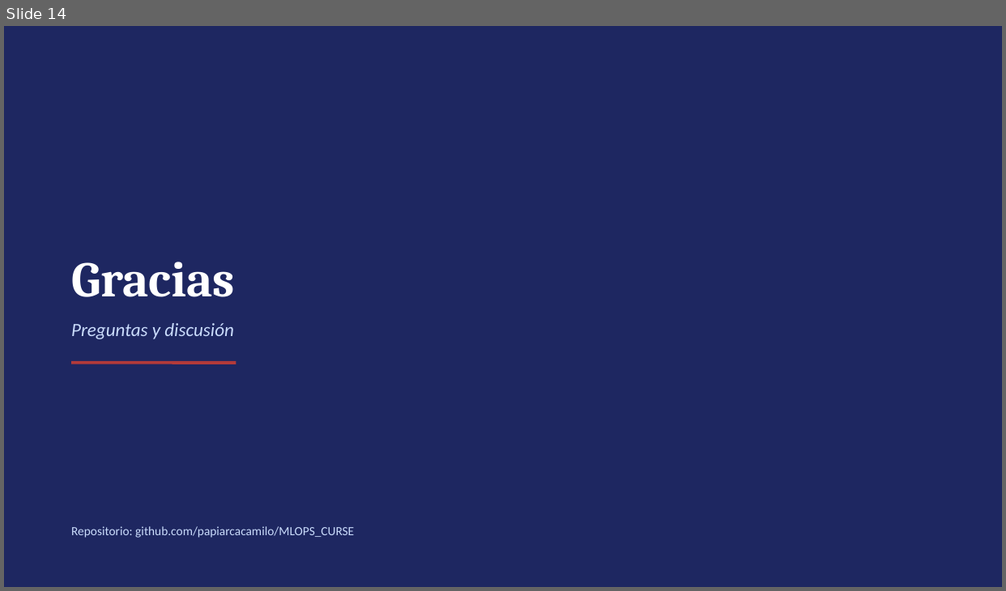
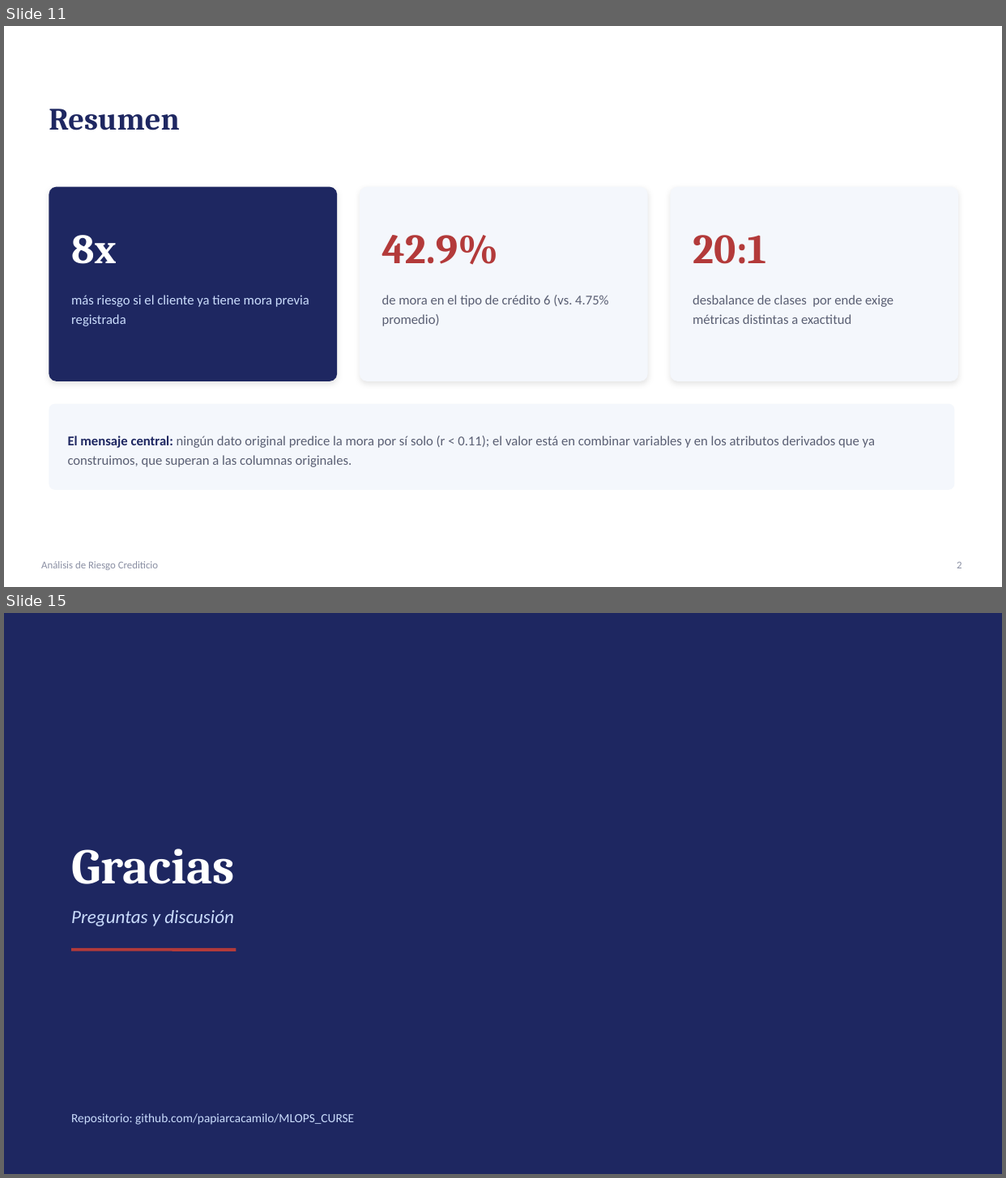
Before and after one commit to papiarcacamilo/MLOPS_CURSE, a slide deck: PRESENTACION.pptx. Shown one above the other, each under a label of ours: slide 14 before the commit, slides 11 and 15 after it; the slides between them are not shown. The pictures are 1006x591 and 1006x1178 pixels, drawn with LibreOffice and Linux fonts; fonts in the diff are those of the drawing. Boxes give left, top, right and bottom in pixels: in the first picture for what was removed or moved away, otherwise in the second. Text is boxed around its words. In the diff, an @@ line names an element or a change of style, - is before the commit and + after.

```diff
--- a/PRESENTACION.pptx
+++ b/PRESENTACION.pptx
@@ slide 11 added at (x1=4, y1=26, x2=1002, y2=587), background #FFFFFF @@
@@ text added at (x1=49, y1=109, x2=179, y2=130), 30 pt, text #1E2761, bold @@
+Resumen
@@ rounded rectangle added at (x1=49, y1=187, x2=337, y2=382), fill #1E2761 @@
@@ rounded rectangle added at (x1=360, y1=187, x2=648, y2=382), fill #F4F7FC @@
@@ rounded rectangle added at (x1=671, y1=187, x2=958, y2=382), fill #F4F7FC @@
@@ text added at (x1=71, y1=235, x2=116, y2=264), 40 pt, text #FFFFFF, bold @@
+8x
@@ text added at (x1=382, y1=235, x2=499, y2=265), 40 pt, text #B33A3A, bold @@
+42.9%
@@ text added at (x1=692, y1=235, x2=766, y2=264), 40 pt, text #B33A3A, bold @@
+20:1
@@ text added at (x1=71, y1=295, x2=309, y2=327), 13 pt, text #CADCFC @@
+más riesgo si el cliente ya tiene mora previa registrada
@@ text added at (x1=382, y1=295, x2=608, y2=327), 13 pt, text #5A5F73 @@
+de mora en el tipo de crédito 6 (vs. 4.75% promedio)
@@ text added at (x1=692, y1=295, x2=893, y2=324), 13 pt, text #5A5F73 @@
+desbalance de clases por ende exige métricas distintas a exactitud
@@ rounded rectangle added at (x1=49, y1=404, x2=955, y2=490), fill #F4F7FC @@
@@ text added at (x1=68, y1=436, x2=875, y2=467), 13 pt, text #5A5F73 @@
+El mensaje central: ningún dato original predice la mora por sí solo (r < 0.11); el valor está en combinar variables y en los atributos derivados que ya construimos, que superan a las columnas originales.
@@ text added at (x1=41, y1=561, x2=158, y2=570), 10 pt, text #8A8FA3 @@
+Análisis de Riesgo Crediticio
@@ text added at (x1=957, y1=562, x2=961, y2=569), 10 pt, text #8A8FA3 @@
+2
@@ what was slide 14 is now slide 15 @@
```
Also in this commit, not shown: 12 slides changed, 1 other slide added, 1 slide removed.
